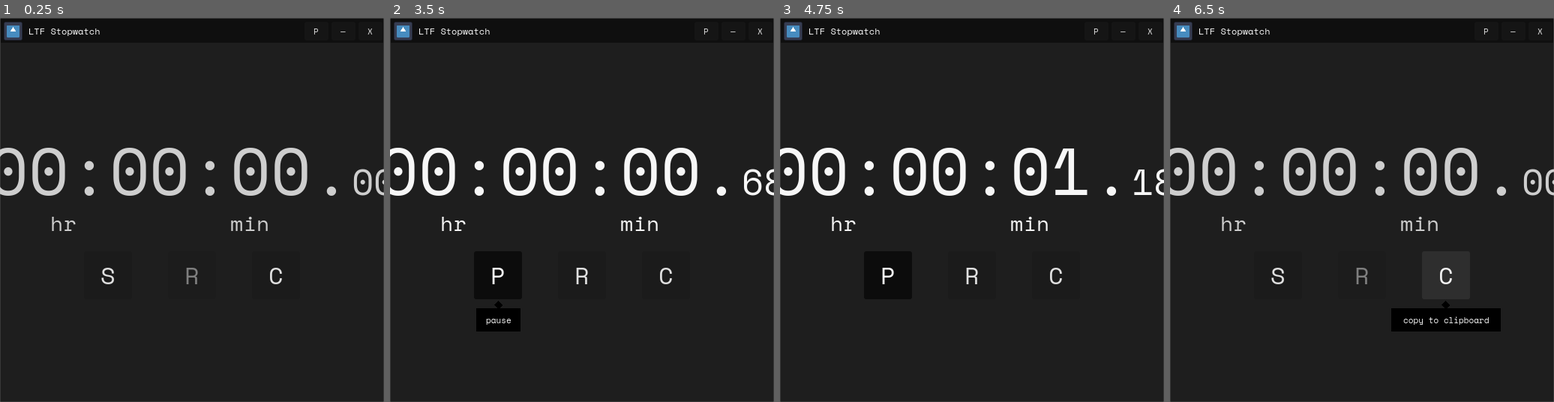
Above: before the commit, frames 1-4 (left to right).
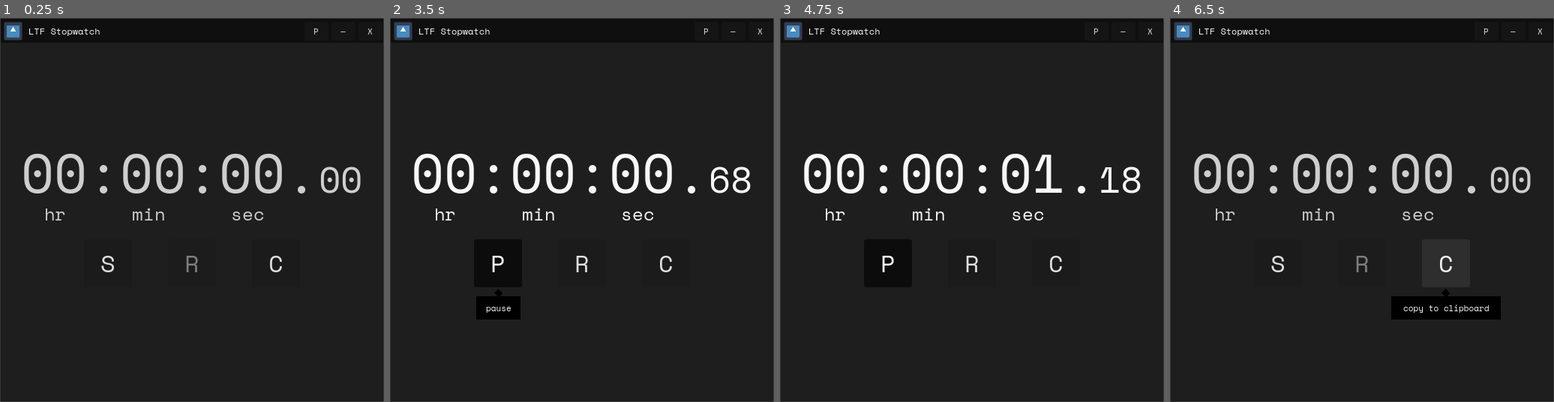
Above: after the commit, the same moments.

Repository: LiteFeather1/ltf-stopwatch
Game: Godot game, scene res://main.tscn
The game is run twice, just before and just after one commit, with the same random seed, the same clock (stepped at 60 frames per second) and the same inputs. The engine's default icon, where the game draws it, is replaced by a stand-in: a white triangle on a blue panel in a dark square.
Inputs:
- Up to frame 1 (0.25 s): no input
- Up to frame 2 (3.5 s): click "P" at 0.5 s; click "nP" at 1.25 s; click "—" at 2 s; click "S" at 2.75 s
- Up to frame 3 (4.75 s): click "P" at 3.5 s; click "C" at 4.25 s
- Up to frame 4 (6.5 s): click "R" at 5 s; click "C" at 5.75 s

The runs differ from the first frame. In frame 1, 5.5% of the frame differs, in the area x 0-100%, y 33-70%; in frame 2, 6.2%; in frame 3, 5.3%; in frame 4, 7.4%, in the area x 0-100%, y 33-82%.

Commit message:
Adjustments to stopwatch labels

Diff:
--- a/scenes/stopwatch.tscn
+++ b/scenes/stopwatch.tscn
@@ -1,6 +1,5 @@
-[gd_scene load_steps=3 format=3 uid="uid://ck0u55igveb4s"]
+[gd_scene load_steps=2 format=3 uid="uid://ck0u55igveb4s"]
 
-[ext_resource type="FontVariation" uid="uid://d3ddb5qhwgva6" path="res://resources/font/font_time.tres" id="1_nka5i"]
 [ext_resource type="Script" path="res://scenes/stopwatch.gd" id="1_s5has"]
 
 [node name="stopwatch" type="VBoxContainer"]
@@ -16,8 +15,7 @@
 [node name="l_time" type="RichTextLabel" parent="."]
 unique_name_in_owner = true
 layout_mode = 2
-theme_override_fonts/normal_font = ExtResource("1_nka5i")
-theme_override_font_sizes/normal_font_size = 88
+theme_override_font_sizes/normal_font_size = 72
 bbcode_enabled = true
 text = "[center]00:00:00.[font_size=48]00[/font_size][/center]"
 fit_content = true
@@ -25,5 +23,5 @@
 
 [node name="l_hr_min_sec" type="Label" parent="."]
 layout_mode = 2
-theme_override_font_sizes/font_size = 28
-text = "          hr            min            sec"
+theme_override_font_sizes/font_size = 24
+text = "    hr      min      sec"
